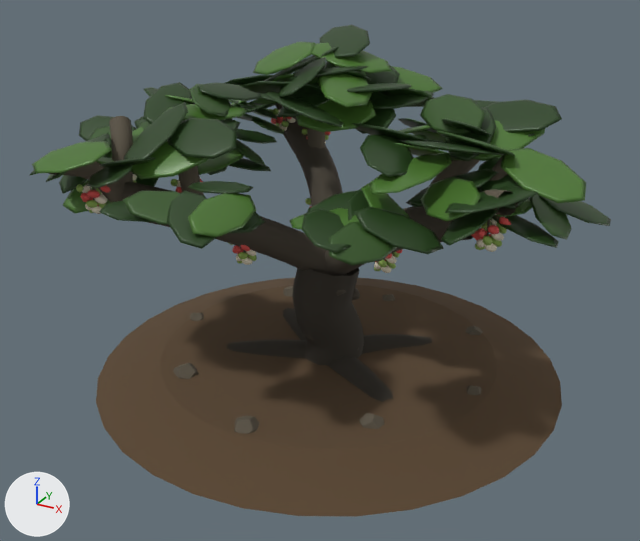
An edit to the glTF model extracted-3d-lib/models/arbol-pistacho.glb, drawn before and after from the same camera.
One viewpoint serves both versions: a 50 mm camera at (3.55, -6.62, 4.33) aimed at (0.0, -0.18, 1.11). Lighting does not change. The marker at lower left points along +X, +Y and +Z. The older version comes first. Where no turn or scale is listed for an object, it has been applied to the vertices.
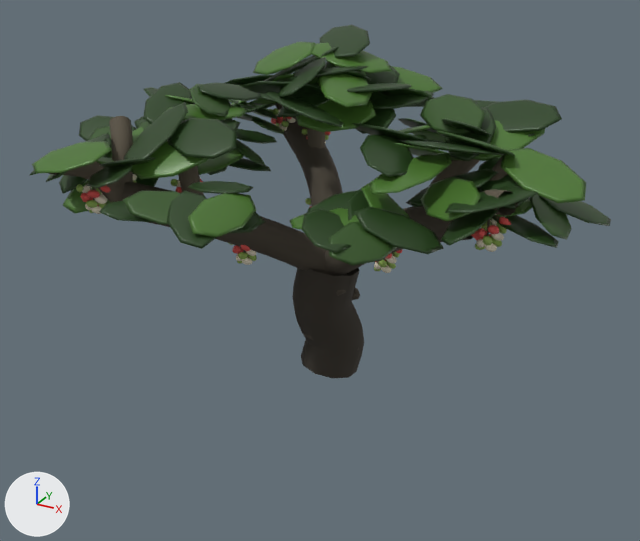
Where the change shows, as pixel boxes [x1, y1, x2, y2] in the pictures (640 x 541 px):
'Mesh_0', deleted (brown)
    before: [96, 278, 562, 517]
'Mesh_9', deleted
    before: [327, 356, 394, 402]
'Mesh_11', deleted
    before: [227, 340, 306, 359]
'Mesh_12', deleted
    before: [362, 334, 432, 354]
'Mesh_3', deleted
    before: [234, 416, 260, 434]
'Mesh_2', deleted
    before: [359, 413, 385, 429]
'Mesh_10', deleted
    before: [283, 308, 306, 340]
'Mesh_4', deleted
    before: [173, 362, 198, 379]
'Mesh_8', deleted
    before: [465, 325, 483, 335]
'Mesh_1', deleted
    before: [467, 386, 482, 395]
'Mesh_5', deleted
    before: [190, 312, 204, 321]
'Mesh_6', deleted
    before: [283, 286, 293, 297]
'Mesh_7', deleted
    before: [382, 294, 395, 301]

Edits to the bpy script that builds the scene:
```text
Remove ob_mesh_0:
    ob_mesh_0 = bpy.data.objects.new('Mesh_0', me_mesh_0)
    ob_mesh_0.location = (0.0, 0.0, 0.09)
Remove ob_mesh_1:
    ob_mesh_1 = bpy.data.objects.new('Mesh_1', me_mesh_1)
    ob_mesh_1.location = (1.468, 0.0, 0.14)
Remove ob_mesh_2:
    ob_mesh_2 = bpy.data.objects.new('Mesh_2', me_mesh_2)
    ob_mesh_2.location = (0.893, -0.893, 0.14)
Remove ob_mesh_3:
    ob_mesh_3 = bpy.data.objects.new('Mesh_3', me_mesh_3)
    ob_mesh_3.location = (0.0, -1.442, 0.14)
Remove ob_mesh_4:
    ob_mesh_4 = bpy.data.objects.new('Mesh_4', me_mesh_4)
    ob_mesh_4.location = (-0.972, -0.972, 0.14)
Remove ob_mesh_5:
    ob_mesh_5 = bpy.data.objects.new('Mesh_5', me_mesh_5)
    ob_mesh_5.location = (-1.552, 0.0, 0.14)
Remove ob_mesh_6:
    ob_mesh_6 = bpy.data.objects.new('Mesh_6', me_mesh_6)
    ob_mesh_6.location = (-0.989, 0.989, 0.14)
Remove ob_mesh_7:
    ob_mesh_7 = bpy.data.objects.new('Mesh_7', me_mesh_7)
    ob_mesh_7.location = (0.0, 1.378, 0.14)
Remove ob_mesh_8:
    ob_mesh_8 = bpy.data.objects.new('Mesh_8', me_mesh_8)
    ob_mesh_8.location = (1.079, 1.079, 0.14)
Remove ob_mesh_9:
    ob_mesh_9 = bpy.data.objects.new('Mesh_9', me_mesh_9)
    ob_mesh_9.location = (0.0, 0.0, 0.0)
Remove ob_mesh_10:
    ob_mesh_10 = bpy.data.objects.new('Mesh_10', me_mesh_10)
    ob_mesh_10.location = (0.0, 0.0, 0.0)
Remove ob_mesh_11:
    ob_mesh_11 = bpy.data.objects.new('Mesh_11', me_mesh_11)
    ob_mesh_11.location = (0.0, 0.0, 0.0)
Remove ob_mesh_12:
    ob_mesh_12 = bpy.data.objects.new('Mesh_12', me_mesh_12)
    ob_mesh_12.location = (0.0, 0.0, 0.0)
```
